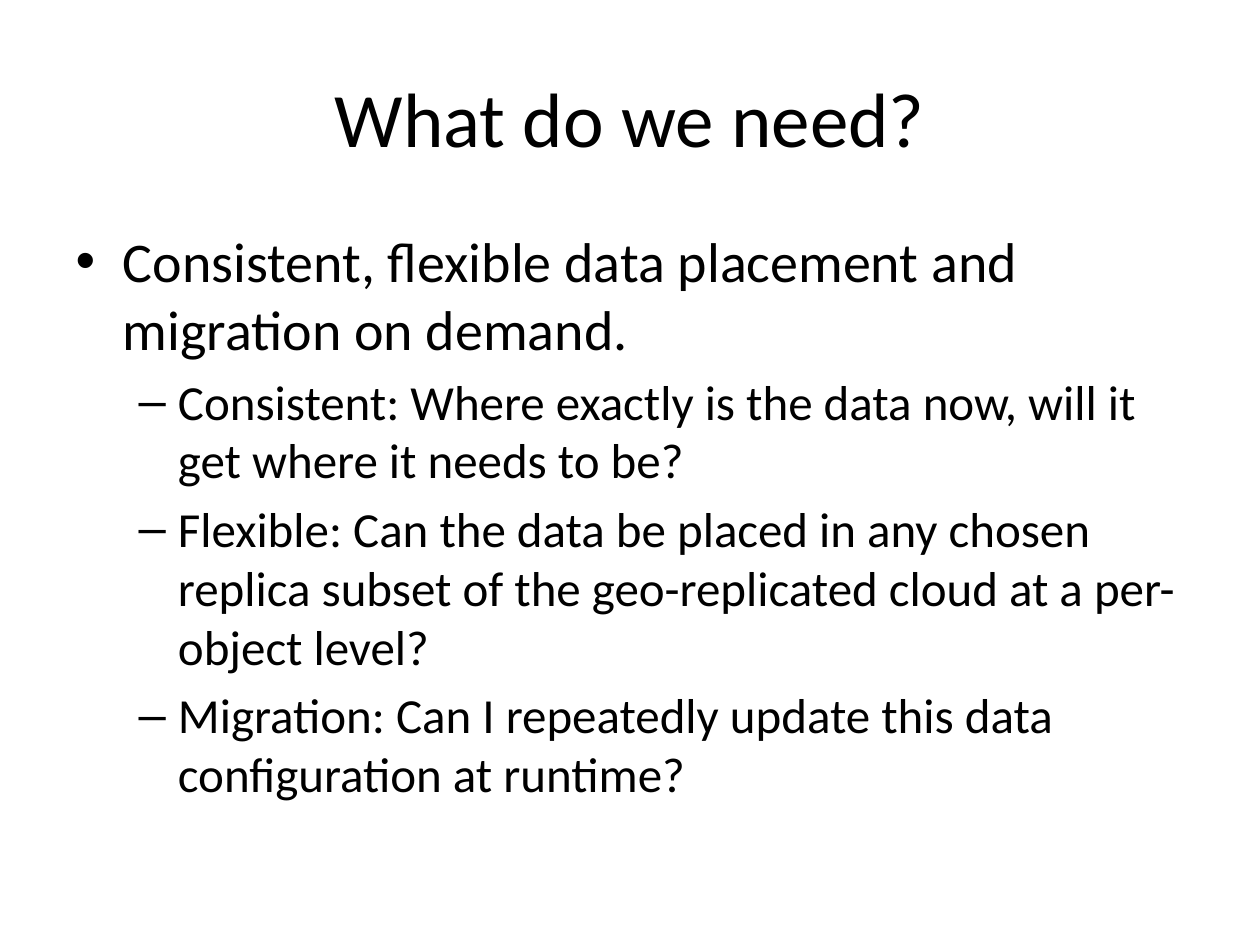
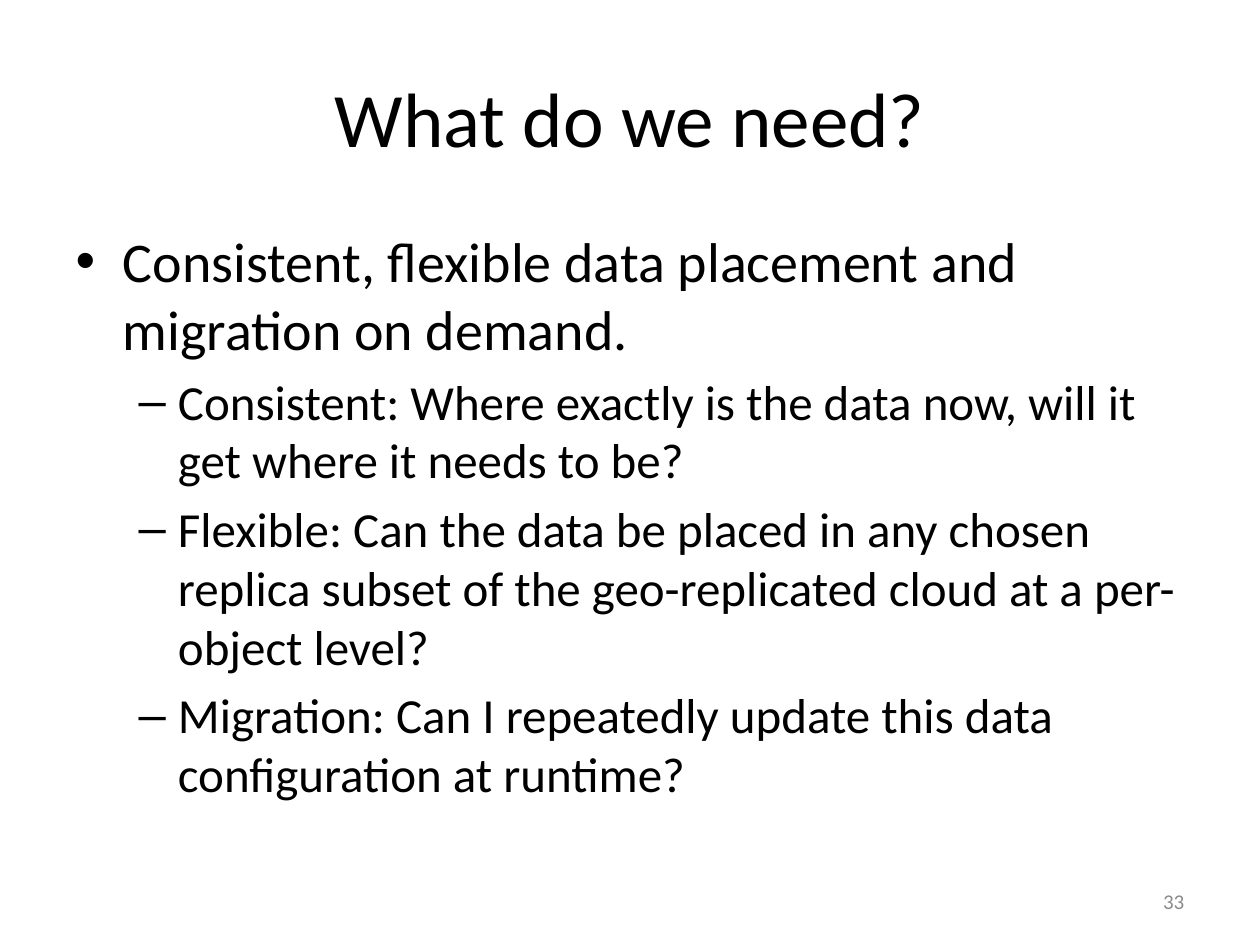
Before and after one commit to Slania/JPaxos-1, a slide deck: slide 33 of Paxos based directory updates for geo-replicated cloud storage.pptx (slide 32 before the commit). Drawn at 1260x945 pixels with LibreOffice and Linux fonts; fonts in the diff are those of the drawing. Boxes give left, top, right and bottom in pixels: in the first picture for what was removed or moved away, otherwise in the second. Text is boxed around its words. In the diff, an @@ line names an element or a change of style, - is before the commit and + after.

```diff
--- a/Paxos based directory updates for geo-replicated cloud storage.pptx
+++ b/Paxos based directory updates for geo-replicated cloud storage.pptx
@@ page number added at (1163, 895, 1184, 909), 12 pt, text #8C8C8C @@
+33
```
Also in this commit, not shown: 45 other slides changed, 1 slide added.
